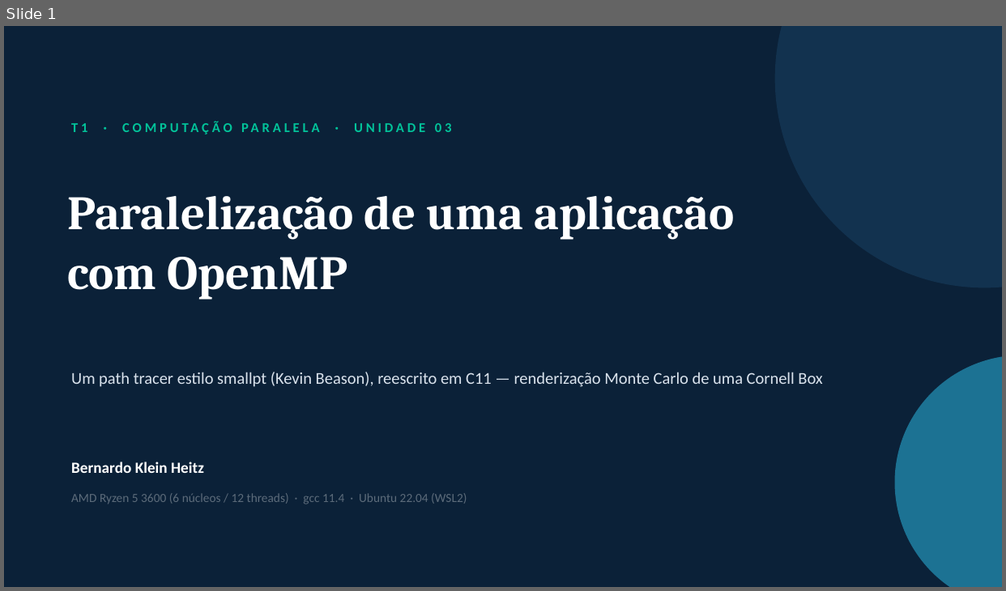
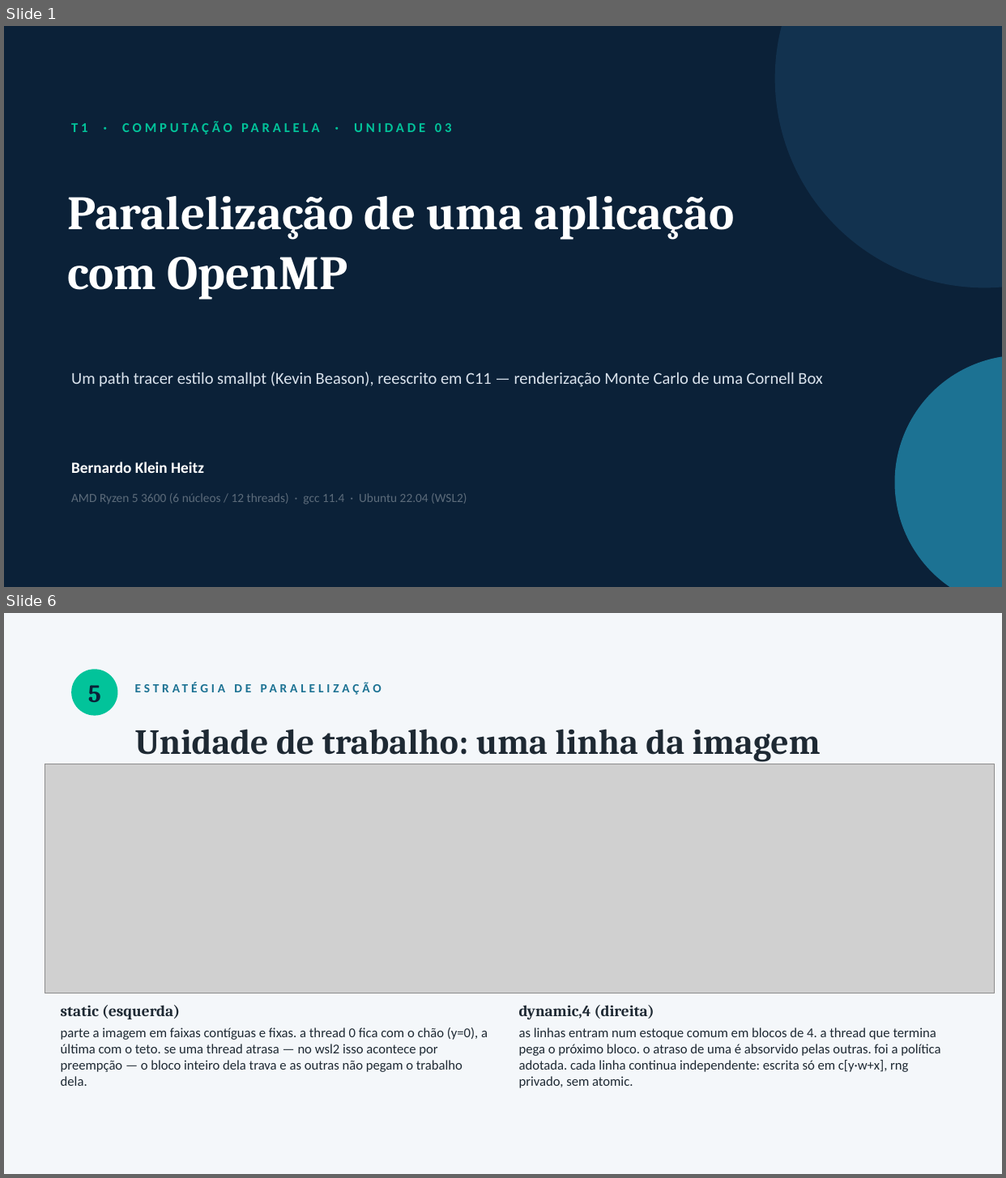
Before and after one commit to bengo501/T1-CompPar-ParalelizacaoDeUmaAplicacaoComOpenMP-, a slide deck: Apresentacao_T1_OpenMP.pptx. Shown one above the other, each under a label of ours: slide 1 before the commit, slides 1 and 6 after it; the slides between them are not shown. The pictures are 1006x591 and 1006x1178 pixels, drawn with LibreOffice and Linux fonts; fonts in the diff are those of the drawing; grey boxes stand for pictures. Boxes give left, top, right and bottom in pixels: in the first picture for what was removed or moved away, otherwise in the second. Text is boxed around its words. In the diff, an @@ line names an element or a change of style, - is before the commit and + after.

```diff
--- a/Apresentacao_T1_OpenMP.pptx
+++ b/Apresentacao_T1_OpenMP.pptx
@@ slide 6 added at [4,613,1002,1174], background #F4F7FA @@
@@ ellipse added at [71,669,117,716], fill #02C39A @@
@@ text added at [88,685,101,702], 24 pt, text #0B2138, bold @@
+5
@@ text added at [135,729,820,762], 34 pt, text #1E2933, bold @@
+Unidade de trabalho: uma linha da imagem
@@ text added at [276,729,314,755], 12 pt, text #1C7293, bold @@
+ESTRATÉGIA DE PARALELIZAÇÃO
@@ picture added at [45,764,995,994] @@
@@ text added at [61,1005,488,1086], 13 pt, text #1E2933 @@
+static (esquerda)
+parte a imagem em faixas contíguas e fixas. a thread 0 fica com o chão (y=0), a última com o teto. se uma thread atrasa — no wsl2 isso acontece por preempção — o bloco inteiro dela trava e as outras não pegam o trabalho dela.
@@ text added at [519,1005,940,1088], 13 pt, text #1E2933 @@
+dynamic,4 (direita)
+as linhas entram num estoque comum em blocos de 4. a thread que termina pega o próximo bloco. o atraso de uma é absorvido pelas outras. foi a política adotada. cada linha continua independente: escrita só em c[y·w+x], rng privado, sem atomic.
```
Also in this commit, not shown: 7 slides changed, 2 other slides added, 1 slide removed, 56 other files.
